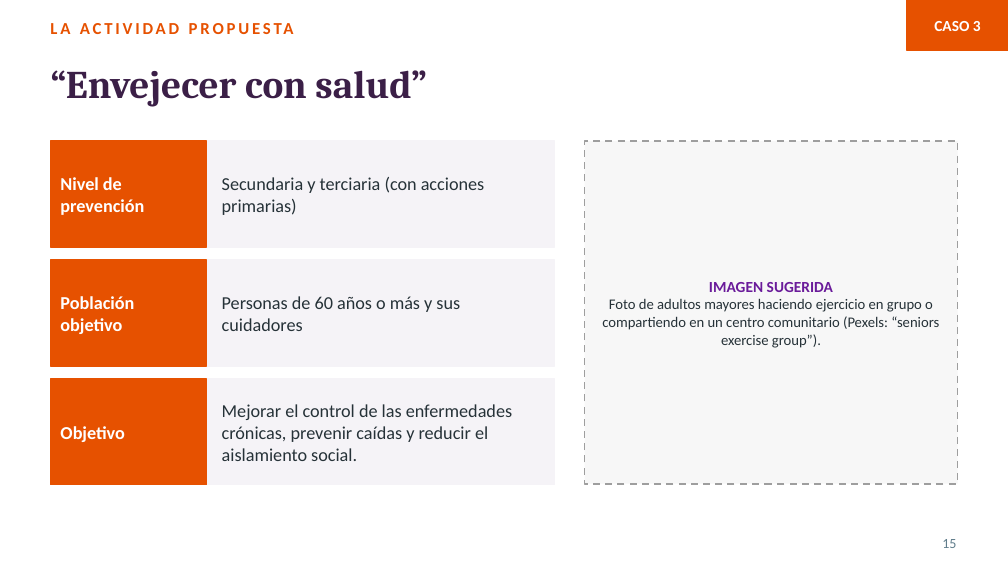
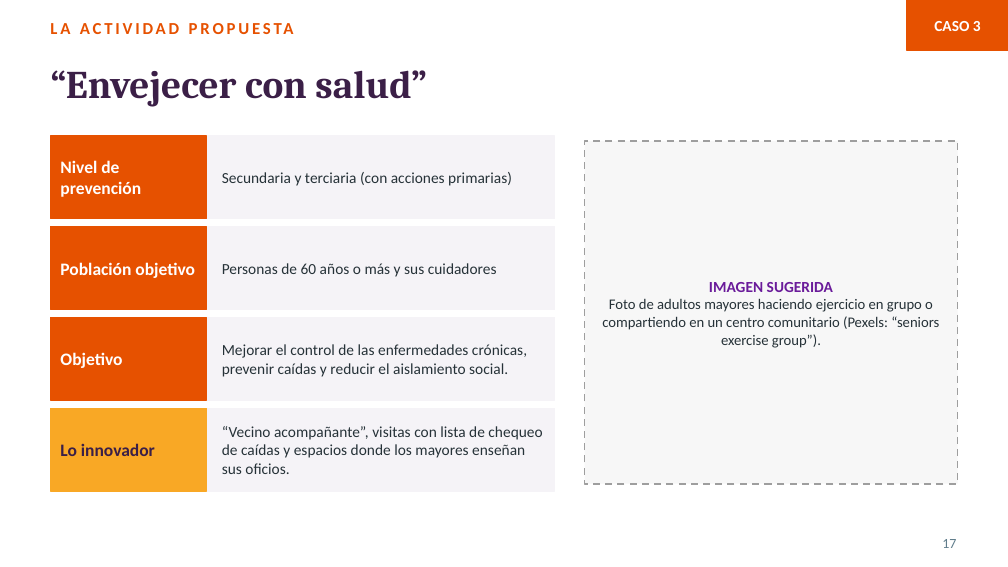
Before and after one commit to leyezminvari-tech/ESPECIALIZACI-N-, a slide deck: slide 17 of Actividades/Semana8_Presentacion_Canva.pptx (slide 15 before the commit). Drawn at 1008x567 pixels with LibreOffice and Linux fonts; fonts in the diff are those of the drawing. Boxes give left, top, right and bottom in pixels: in the first picture for what was removed or moved away, otherwise in the second. Text is boxed around its words. In the diff, an @@ line names an element or a change of style, - is before the commit and + after.

```diff
--- a/Actividades/Semana8_Presentacion_Canva.pptx
+++ b/Actividades/Semana8_Presentacion_Canva.pptx
@@ rectangle resized from (x1=50, y1=141, x2=554, y2=247) to (x1=50, y1=136, x2=554, y2=219) @@
@@ rectangle resized from (x1=50, y1=141, x2=207, y2=247) to (x1=50, y1=136, x2=207, y2=219) @@
@@ rectangle resized from (x1=50, y1=260, x2=554, y2=366) to (x1=50, y1=227, x2=554, y2=309) @@
@@ rectangle resized from (x1=50, y1=260, x2=207, y2=366) to (x1=50, y1=227, x2=207, y2=309) @@
@@ text "Población objetivo" moved from (x1=60, y1=296, x2=134, y2=334) to (x1=60, y1=262, x2=195, y2=278) @@
@@ text "Personas de 60 años o ..." moved from (x1=222, y1=296, x2=460, y2=331) to (x1=222, y1=263, x2=497, y2=277) @@
@@ rectangle resized from (x1=50, y1=379, x2=207, y2=485) to (x1=50, y1=318, x2=207, y2=400) @@
@@ rectangle added at (x1=50, y1=318, x2=554, y2=400), fill #F5F3F7, outline #F5F3F7 1 pt @@
@@ size 13 to 12.5 pt in 3 elements at (x1=60, y1=160, x2=141, y2=197), (x1=60, y1=262, x2=195, y2=278), (x1=60, y1=352, x2=122, y2=368) @@
@@ text "Objetivo" moved from (x1=60, y1=426, x2=125, y2=442) to (x1=60, y1=352, x2=122, y2=368) @@
@@ size 13 to 11 pt in 3 elements at (x1=222, y1=172, x2=512, y2=186), (x1=222, y1=263, x2=497, y2=277), (x1=222, y1=344, x2=527, y2=377) @@
@@ text "Mejorar el control de las ..." moved from (x1=222, y1=404, x2=512, y2=461) to (x1=222, y1=344, x2=527, y2=377) @@
@@ rectangle resized from (x1=50, y1=379, x2=554, y2=485) to (x1=50, y1=408, x2=554, y2=491) @@
@@ rectangle added at (x1=50, y1=408, x2=207, y2=491), fill #F9A825, outline #F9A825 1 pt @@
@@ text added at (x1=60, y1=443, x2=155, y2=456), 12.5 pt, text #3B1F47, bold @@
+Lo innovador
@@ text added at (x1=222, y1=426, x2=542, y2=474), 11 pt, text #263238 @@
+“Vecino acompañante”, visitas con lista de chequeo de caídas y espacios donde los mayores enseñan sus oficios.
@@ page number at (x1=942, y1=539, x2=956, y2=548): text changed @@
-15
+17
```
Also in this commit, not shown: 13 other slides changed, 3 slides added, 2 other files.
